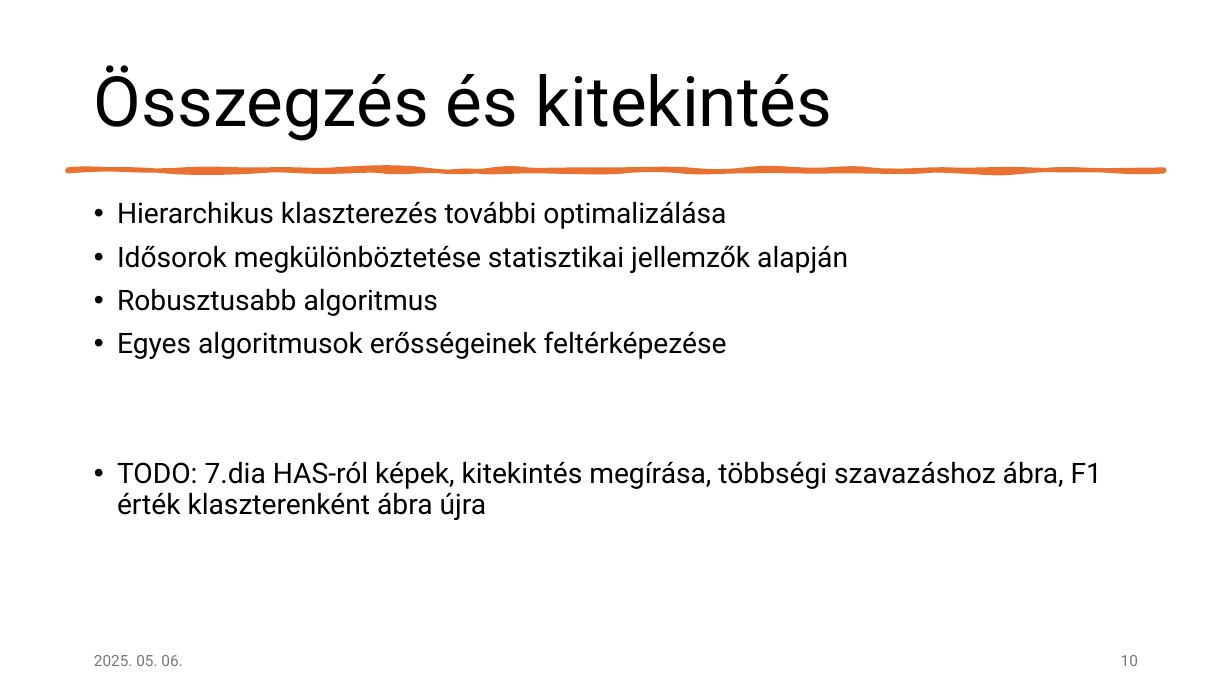
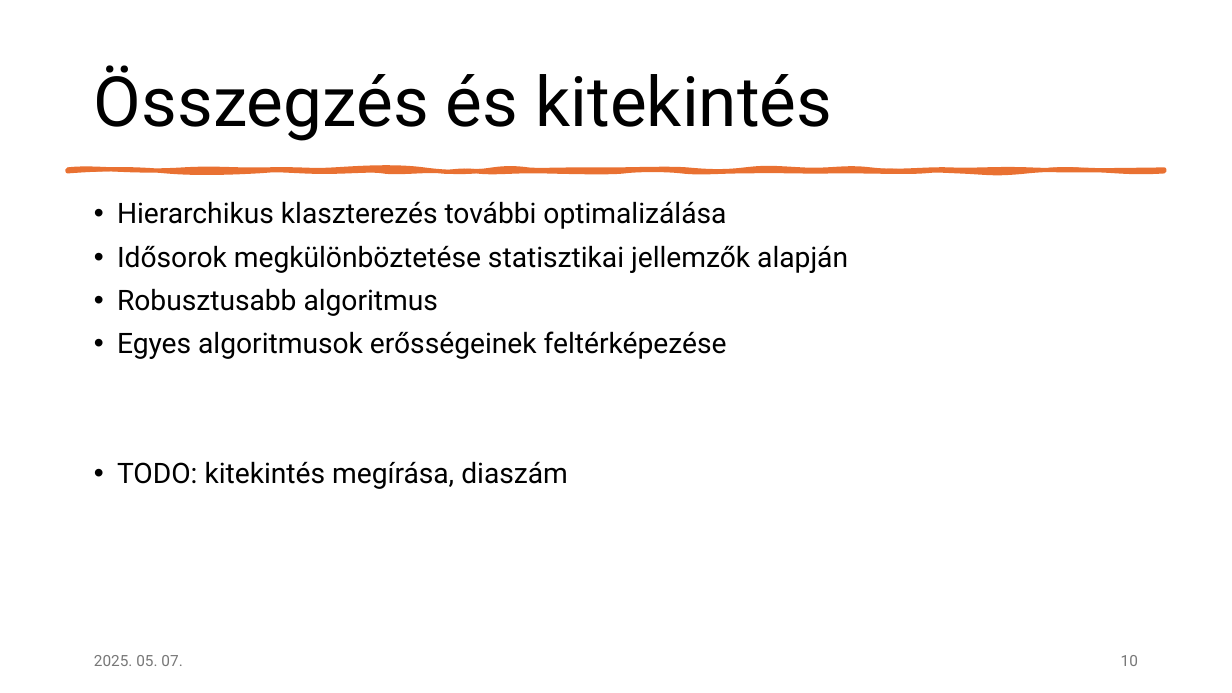
Before and after one commit to czotterbenedek/time-series-ensemble-segmentation, a slide deck: slide 10 of bemutato.pptx. Drawn at 1232x693 pixels with LibreOffice and Linux fonts; fonts in the diff are those of the drawing. Boxes give left, top, right and bottom in pixels: in the first picture for what was removed or moved away, otherwise in the second. Text is boxed around its words. In the diff, an @@ line names an element or a change of style, - is before the commit and + after.

```diff
--- a/bemutato.pptx
+++ b/bemutato.pptx
@@ text at bbox=[117, 461, 568, 489]: text changed @@
-• TODO: 7.dia HAS-ról képek, kitekintés megírása, többségi szavazáshoz ábra, F1 érték klaszterenként ábra újra
+• TODO: kitekintés megírása, diaszám
@@ text at bbox=[94, 655, 182, 666]: text changed @@
-2025. 05. 06.
+2025. 05. 07.
```
Also in this commit, not shown: 8 other slides changed, 1 other file.
